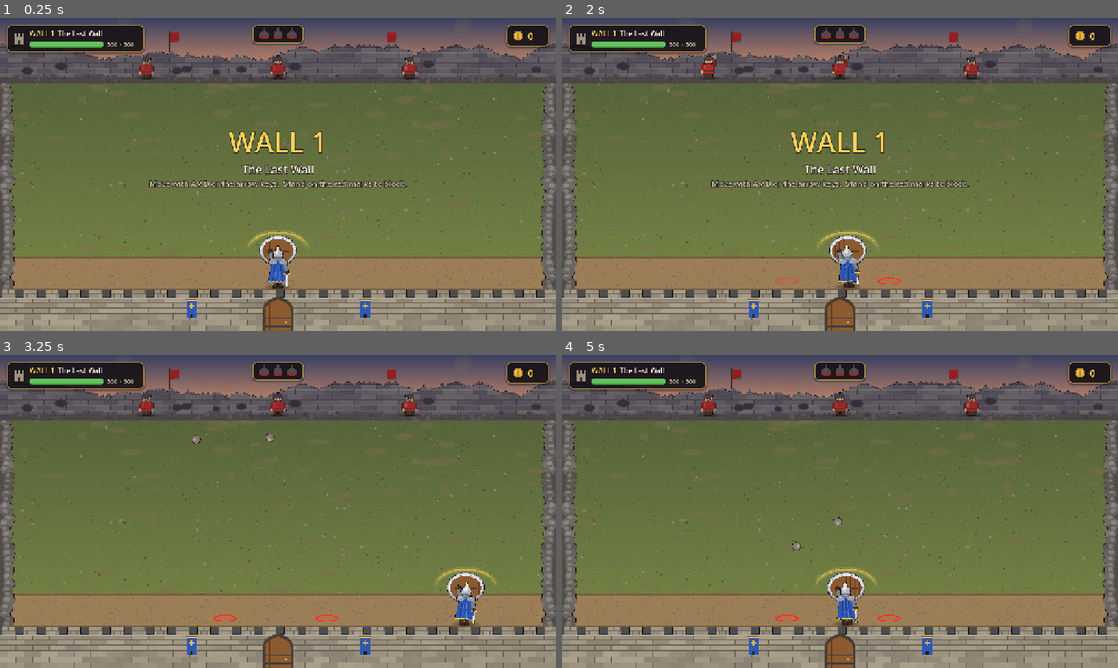
Above: before the commit, frames 1-4 (two rows, left to right).
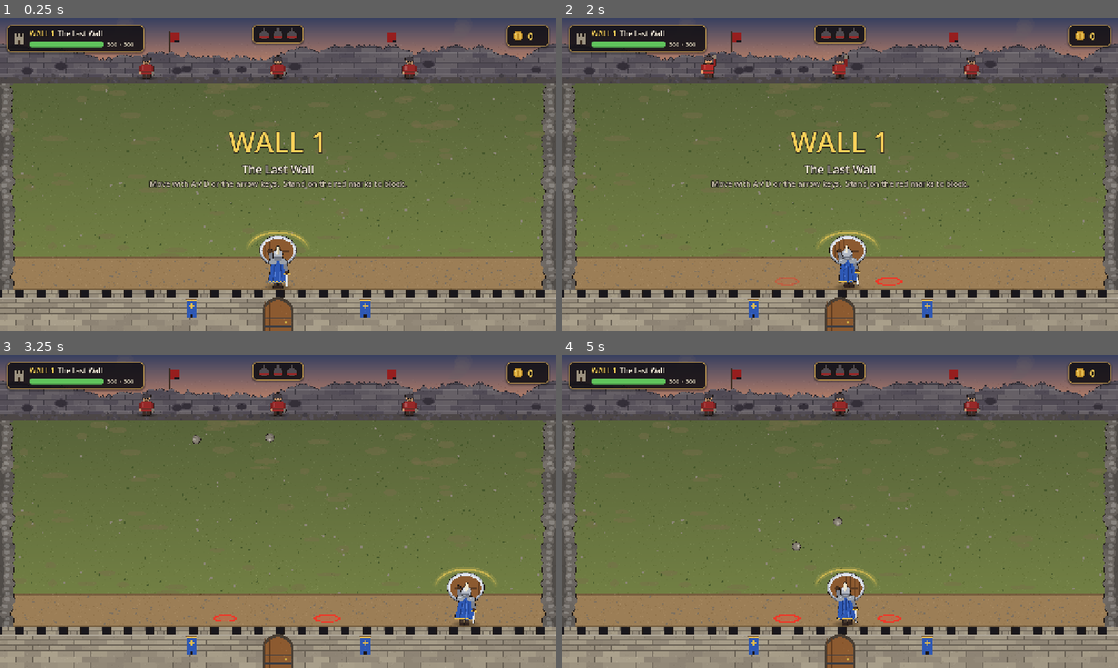
Above: after the commit, the same moments.

Repository: Belayet2/Last-Wall
Game: Godot game, scene res://scenes/game.tscn
Two runs of this game, one before a commit and one after it. Both use one fixed random seed, a clock stepped at 60 frames per second and the inputs below.
Inputs:
- Up to frame 1 (0.25 s): no input
- Up to frame 2 (2 s): tap Enter at 0.5 s; hold D (move_right) 0.53-1.28 s; hold A (move_left) from 1.28 s (still down)
- Up to frame 3 (3.25 s): release A (move_left) at 2.03 s; hold D (move_right) from 2.03 s (still down)
- Up to frame 4 (5 s): release D (move_right) at 3.53 s; hold A (move_left) from 3.53 s (still down)

The runs differ from the first frame. In frame 1, 0.8% of the frame differs, in the area x 0-98%, y 7-96%; in frame 2, 0.9%; in frame 3, 0.8%; in frame 4, 0.9%.

Commit message:
v1 step 2: effects pass (sparks, gold trails, dust, screen shake, hit-stop, knock-back, floating coin and damage text, marker pulse, coin punch)
Co-Authored-By: Claude Opus 5.5 <noreply@anthropic.com>

Diff:
--- a/last_wall_v1/project.godot
+++ b/last_wall_v1/project.godot
@@ -59,3 +59,4 @@
 renderer/rendering_method="gl_compatibility"
 renderer/rendering_method.mobile="gl_compatibility"
 textures/canvas_textures/default_texture_filter=0
+environment/defaults/default_clear_color=Color(0.1, 0.09, 0.11, 1)
--- /dev/null
+++ b/last_wall_v1/scripts/data/fx_data.gd
@@ -0,0 +1,68 @@
+## Effect ("juice") numbers. Tune freely. Set an amount to 0 to turn an effect off.
+
+# --- Screen shake (pixels; it fades out at SHAKE_DECAY pixels per second) ---
+const SHAKE_DECAY := 30.0
+const SHAKE_WALL_HIT := 5.0
+const SHAKE_WALL_CRACK := 12.0      # when the wall changes look (cracked / broken)
+const SHAKE_ENEMY_DOWN := 4.0
+
+# --- Hit-stop: the game almost freezes for a moment when an enemy falls ---
+const HIT_STOP_TIME := 0.06         # real seconds
+const HIT_STOP_SCALE := 0.05        # game speed during the hit-stop
+
+# --- Floating text ("+5" coins, "-8" wall damage) ---
+const FLOAT_TEXT_RISE := 42.0
+const FLOAT_TEXT_TIME := 0.8
+const FLOAT_TEXT_SIZE := 22
+const COIN_COLOR := Color(1.0, 0.84, 0.3)
+const DAMAGE_COLOR := Color(1.0, 0.38, 0.32)
+const COIN_TEXT_OFFSET_Y := 10.0    # coin text starts a bit below the enemy (stays under the HUD)
+const WALL_HIT_FLASH := Color(1.3, 0.85, 0.8)
+
+# --- Small motions ---
+const KNOCKBACK := 10.0             # enemy is pushed back (up) this far when hit
+const KNOCKBACK_TIME := 0.2
+const SHIELD_NUDGE := 3.0           # shield dips this far when a stone hits it
+const WALL_JIGGLE := 3.0            # wall shakes sideways this far when hit
+const MARKER_PULSE := 1.15          # landing markers pulse to this size
+const MARKER_PULSE_TIME := 0.35
+const COIN_PUNCH := 1.35            # HUD coin number pops to this size
+
+# --- Particle bursts (little pixel squares) ---
+## Keys: amount, lifetime, direction, spread (deg), speed_min/max, gravity, damping,
+## size_min/max (px), color. Optional: rect (emit from a box of this half-size).
+const SPARKS := {
+	"amount": 16, "lifetime": 0.4, "direction": Vector2(0, -1), "spread": 70.0,
+	"speed_min": 120.0, "speed_max": 260.0, "gravity": Vector2(0, 520), "damping": 0.0,
+	"size_min": 2.0, "size_max": 4.0, "color": Color(1.0, 0.86, 0.4),
+}
+const DUST := {
+	"amount": 12, "lifetime": 0.5, "direction": Vector2(0, -1), "spread": 180.0,
+	"speed_min": 30.0, "speed_max": 90.0, "gravity": Vector2(0, 0), "damping": 100.0,
+	"size_min": 3.0, "size_max": 6.0, "color": Color(0.78, 0.72, 0.64),
+}
+const SMALL_DUST := {
+	"amount": 5, "lifetime": 0.35, "direction": Vector2(0, -1), "spread": 180.0,
+	"speed_min": 20.0, "speed_max": 60.0, "gravity": Vector2(0, 0), "damping": 90.0,
+	"size_min": 2.0, "size_max": 4.0, "color": Color(0.7, 0.66, 0.6),
+}
+const GOLD_CHIPS := {
+	"amount": 10, "lifetime": 0.45, "direction": Vector2(0, -1), "spread": 180.0,
+	"speed_min": 80.0, "speed_max": 180.0, "gravity": Vector2(0, 420), "damping": 0.0,
+	"size_min": 2.0, "size_max": 3.0, "color": Color(1.0, 0.82, 0.35),
+}
+const ENEMY_BURST := {
+	"amount": 22, "lifetime": 0.6, "direction": Vector2(0, -1), "spread": 180.0,
+	"speed_min": 60.0, "speed_max": 170.0, "gravity": Vector2(0, 380), "damping": 20.0,
+	"size_min": 2.0, "size_max": 5.0, "color": Color(0.72, 0.2, 0.2),
+}
+const WALL_RUBBLE := {
+	"amount": 40, "lifetime": 0.7, "direction": Vector2(0, -1), "spread": 50.0,
+	"speed_min": 60.0, "speed_max": 160.0, "gravity": Vector2(0, 400), "damping": 10.0,
+	"size_min": 3.0, "size_max": 6.0, "color": Color(0.62, 0.58, 0.52),
+	"rect": Vector2(600, 4),
+}
+## Trail behind a returned (gold) stone.
+const TRAIL := {
+	"amount": 18, "lifetime": 0.3, "size_min": 2.0, "size_max": 4.0, "color": Color(1.0, 0.82, 0.3),
+}
--- a/last_wall_v1/scripts/enemy.gd
+++ b/last_wall_v1/scripts/enemy.gd
@@ -9,6 +9,7 @@
 const ArtData = preload("res://scripts/data/art_data.gd")
 const EnemyData = preload("res://scripts/data/enemy_data.gd")
 const StoneScript = preload("res://scripts/stone.gd")
+const FxData = preload("res://scripts/data/fx_data.gd")
 
 var type_key := "thrower"
 var index := 0
@@ -27,6 +28,8 @@
 var _marker: Node2D = null
 var _windup: Tween
 var _flash: Tween
+var _knock: Tween
+var _home := Vector2.ZERO
 
 
 func setup(key: String, enemy_index: int, stone_cap: int, stones_parent: Node, markers_parent: Node) -> void:
@@ -55,6 +58,7 @@
 	add_child(shadow)
 	_sprite = ArtData.make_sprite(data["sprite"], _body_size)
 	add_child(_sprite)
+	_home = position
 	_timer = randf_range(EnemyData.FIRST_THROW_DELAY_MIN, data["throw_interval"])
 
 
@@ -88,6 +92,10 @@
 	_markers_parent.add_child(_marker)
 	var marker_tween := _marker.create_tween()
 	marker_tween.tween_property(_marker, "modulate:a", 1.0, EnemyData.WINDUP_TIME * 0.5)
+	var base_scale := _marker.scale
+	var pulse := _marker.create_tween().set_loops()
+	pulse.tween_property(_marker, "scale", base_scale * FxData.MARKER_PULSE, FxData.MARKER_PULSE_TIME).set_trans(Tween.TRANS_SINE)
+	pulse.tween_property(_marker, "scale", base_scale, FxData.MARKER_PULSE_TIME).set_trans(Tween.TRANS_SINE)
 
 	ArtData.apply(_sprite, data["windup_sprite"], _body_size)
 	_windup = create_tween()
@@ -128,6 +136,11 @@
 	_sprite.self_modulate = Color(3, 3, 3)
 	_flash = create_tween()
 	_flash.tween_property(_sprite, "self_modulate", Color.WHITE, 0.15)
+	if _knock:
+		_knock.kill()
+	position = _home + Vector2(0, -FxData.KNOCKBACK)
+	_knock = create_tween()
+	_knock.tween_property(self, "position", _home, FxData.KNOCKBACK_TIME).set_trans(Tween.TRANS_BACK).set_ease(Tween.EASE_OUT)
 	if hp <= 0:
 		_die()
 
@@ -142,6 +155,11 @@
 		_marker.queue_free()
 	_marker = null
 	set_deferred("monitorable", false)
+	var fx := get_tree().get_first_node_in_group("fx")
+	if fx:
+		fx.burst(global_position, FxData.ENEMY_BURST)
+		fx.burst(global_position, FxData.DUST)
+		fx.shake(FxData.SHAKE_ENEMY_DOWN)
 	died.emit(self)
 	var pop := create_tween()
 	pop.set_parallel(true)
--- /dev/null
+++ b/last_wall_v1/scripts/fx.gd
@@ -0,0 +1,113 @@
+extends Node2D
+## Effects: particle bursts, floating text, screen shake (camera) and hit-stop.
+## Other nodes find it with get_tree().get_first_node_in_group("fx").
+
+const FxData = preload("res://scripts/data/fx_data.gd")
+const GameData = preload("res://scripts/data/game_data.gd")
+
+var _camera: Camera2D
+var _shake := 0.0
+
+
+func _ready() -> void:
+	add_to_group("fx")
+	z_index = 5
+	_camera = Camera2D.new()
+	_camera.position = Vector2(GameData.SCREEN_WIDTH * 0.5, 360)
+	add_child(_camera)
+	_camera.make_current()
+
+
+func _process(delta: float) -> void:
+	if _shake > 0.0:
+		_shake = maxf(_shake - FxData.SHAKE_DECAY * delta, 0.0)
+		_camera.offset = Vector2(randf_range(-1, 1), randf_range(-1, 1)) * _shake
+	elif _camera.offset != Vector2.ZERO:
+		_camera.offset = Vector2.ZERO
+
+
+func shake(amount: float) -> void:
+	_shake = maxf(_shake, amount)
+
+
+## The game nearly freezes for a moment (makes a kill feel strong).
+func hit_stop() -> void:
+	if FxData.HIT_STOP_TIME <= 0.0:
+		return
+	Engine.time_scale = FxData.HIT_STOP_SCALE
+	var timer := get_tree().create_timer(FxData.HIT_STOP_TIME, true, false, true)
+	timer.timeout.connect(Engine.set_time_scale.bind(1.0))
+
+
+## One-shot burst of pixel squares. `preset` is a dictionary from fx_data.gd.
+func burst(pos: Vector2, preset: Dictionary, direction: Vector2 = Vector2.ZERO) -> void:
+	var amount: int = preset["amount"]
+	if amount <= 0:
+		return
+	var p := CPUParticles2D.new()
+	p.position = pos
+	p.one_shot = true
+	p.explosiveness = 1.0
+	p.amount = amount
+	p.lifetime = preset["lifetime"]
+	p.direction = direction if direction != Vector2.ZERO else preset["direction"]
+	p.spread = preset["spread"]
+	p.initial_velocity_min = preset["speed_min"]
+	p.initial_velocity_max = preset["speed_max"]
+	p.gravity = preset["gravity"]
+	p.damping_min = preset["damping"]
+	p.damping_max = preset["damping"]
+	p.scale_amount_min = preset["size_min"]
+	p.scale_amount_max = preset["size_max"]
+	p.color_ramp = _fade(preset["color"])
+	if preset.has("rect"):
+		p.emission_shape = CPUParticles2D.EMISSION_SHAPE_RECTANGLE
+		p.emission_rect_extents = preset["rect"]
+	add_child(p)
+	p.emitting = true
+	p.finished.connect(p.queue_free)
+
+
+## Continuous trail; add it as a child of a moving node (used for gold stones).
+static func make_trail(preset: Dictionary) -> CPUParticles2D:
+	var p := CPUParticles2D.new()
+	p.amount = preset["amount"]
+	p.lifetime = preset["lifetime"]
+	p.local_coords = false
+	p.spread = 180.0
+	p.initial_velocity_min = 0.0
+	p.initial_velocity_max = 10.0
+	p.gravity = Vector2.ZERO
+	p.scale_amount_min = preset["size_min"]
+	p.scale_amount_max = preset["size_max"]
+	p.color_ramp = _fade(preset["color"])
+	p.z_index = -1
+	return p
+
+
+## Text that rises and fades (e.g. "+5" or "-8").
+func float_text(pos: Vector2, text: String, color: Color) -> void:
+	var holder := Node2D.new()
+	holder.position = pos
+	var label := Label.new()
+	label.text = text
+	label.add_theme_font_size_override("font_size", FxData.FLOAT_TEXT_SIZE)
+	label.add_theme_color_override("font_color", color)
+	label.add_theme_color_override("font_outline_color", Color(0.08, 0.06, 0.07))
+	label.add_theme_constant_override("outline_size", 6)
+	label.horizontal_alignment = HORIZONTAL_ALIGNMENT_CENTER
+	label.size = Vector2(80, 30)
+	label.position = Vector2(-40, -15)
+	holder.add_child(label)
+	add_child(holder)
+	var t := holder.create_tween().set_parallel(true)
+	t.tween_property(holder, "position:y", pos.y - FxData.FLOAT_TEXT_RISE, FxData.FLOAT_TEXT_TIME).set_ease(Tween.EASE_OUT).set_trans(Tween.TRANS_CUBIC)
+	t.tween_property(holder, "modulate:a", 0.0, FxData.FLOAT_TEXT_TIME * 0.5).set_delay(FxData.FLOAT_TEXT_TIME * 0.5)
+	t.chain().tween_callback(holder.queue_free)
+
+
+static func _fade(color: Color) -> Gradient:
+	var g := Gradient.new()
+	g.offsets = PackedFloat32Array([0.0, 0.6, 1.0])
+	g.colors = PackedColorArray([color, color, Color(color, 0.0)])
+	return g
--- a/last_wall_v1/scripts/game.gd
+++ b/last_wall_v1/scripts/game.gd
@@ -8,8 +8,11 @@
 const HeroScript = preload("res://scripts/hero.gd")
 const EnemyScript = preload("res://scripts/enemy.gd")
 const HudScript = preload("res://scripts/hud.gd")
+const FxScript = preload("res://scripts/fx.gd")
+const FxData = preload("res://scripts/data/fx_data.gd")
 
 var _wall: WallScript
+var _fx: FxScript
 var _hud: HudScript
 var _stones: Node2D
 var _markers: Node2D
@@ -23,6 +26,9 @@
 	var wall_hp: int = level["max_hp"]
 
 	_build_world()
+
+	_fx = FxScript.new()
+	add_child(_fx)
 
 	_markers = Node2D.new()
 	_markers.name = "Markers"
@@ -88,12 +94,14 @@
 func _on_enemy_died(enemy: Node) -> void:
 	var coins: int = enemy.data["coins"]
 	GameState.add_coins(coins)
+	_fx.float_text((enemy as Node2D).global_position + Vector2(0, FxData.COIN_TEXT_OFFSET_Y), "+%d" % coins, FxData.COIN_COLOR)
+	_fx.hit_stop()
 	_alive -= 1
 	_hud.mark_enemy_down(enemy.index)
 	if _alive <= 0 and not _ended:
 		_end("Wall Held!", "Every thrower is down. The wall stands.", "Play again")
 		for stone in get_tree().get_nodes_in_group("stones"):
-			stone.remove()
+			stone.shatter()
 
 
 func _on_wall_hp_changed(hp: int, max_hp: int) -> void:
@@ -113,6 +121,7 @@
 
 
 func _restart() -> void:
+	Engine.time_scale = 1.0
 	get_tree().paused = false
 	GameState.reset()
 	get_tree().reload_current_scene()
--- a/last_wall_v1/scripts/hud.gd
+++ b/last_wall_v1/scripts/hud.gd
@@ -9,6 +9,7 @@
 
 const ArtData = preload("res://scripts/data/art_data.gd")
 const GameData = preload("res://scripts/data/game_data.gd")
+const FxData = preload("res://scripts/data/fx_data.gd")
 
 const TEXT := Color8(244, 236, 220)
 const TEXT_DIM := Color8(206, 196, 176)
@@ -23,6 +24,7 @@
 
 var ended := false
 
+var _coins := 0
 var _wall_number: Label
 var _wall_title: Label
 var _hp_bar: ProgressBar
@@ -72,7 +74,13 @@
 
 
 func set_coins(coins: int) -> void:
+	var gained := coins > _coins
+	_coins = coins
 	_coins_label.text = str(coins)
+	if gained:
+		_coins_label.pivot_offset = _coins_label.size * 0.5
+		_coins_label.scale = Vector2.ONE * FxData.COIN_PUNCH
+		create_tween().tween_property(_coins_label, "scale", Vector2.ONE, 0.25).set_trans(Tween.TRANS_BACK).set_ease(Tween.EASE_OUT)
 
 
 func set_enemy_count(count: int) -> void:
--- a/last_wall_v1/scripts/shield.gd
+++ b/last_wall_v1/scripts/shield.gd
@@ -6,6 +6,7 @@
 
 const GameData = preload("res://scripts/data/game_data.gd")
 const ArtData = preload("res://scripts/data/art_data.gd")
+const FxData = preload("res://scripts/data/fx_data.gd")
 
 var catch_width := 140.0
 
@@ -14,6 +15,7 @@
 var _aura: Line2D
 var _glow: Line2D
 var _flash: Tween
+var _nudge: Tween
 
 
 func _ready() -> void:
@@ -80,6 +82,14 @@
 	stone.global_position.y = minf(stone_pos.y, surface_y - float(stone.diameter) * 0.5)
 	stone.make_returned(dir * speed)
 	_flash_aura()
+	var fx := get_tree().get_first_node_in_group("fx")
+	if fx:
+		fx.burst(Vector2(stone_pos.x, surface_y), FxData.SPARKS, dir)
+	if _nudge:
+		_nudge.kill()
+	_sprite.position.y = FxData.SHIELD_NUDGE
+	_nudge = create_tween()
+	_nudge.tween_property(_sprite, "position:y", 0.0, 0.12).set_trans(Tween.TRANS_QUAD).set_ease(Tween.EASE_OUT)
 
 
 func _nearest_enemy(from: Vector2) -> Node2D:
--- a/last_wall_v1/scripts/stone.gd
+++ b/last_wall_v1/scripts/stone.gd
@@ -3,6 +3,8 @@
 
 const GameData = preload("res://scripts/data/game_data.gd")
 const ArtData = preload("res://scripts/data/art_data.gd")
+const FxData = preload("res://scripts/data/fx_data.gd")
+const FxScript = preload("res://scripts/fx.gd")
 
 const LAYER_SHIELD := 1
 const LAYER_HOSTILE := 2
@@ -20,6 +22,7 @@
 var _life := 0.0
 var _gone := false
 var _sprite: Sprite2D
+var _fx: Node
 
 
 func setup(start: Vector2, start_velocity: Vector2, stone_diameter: float, damage_to_wall: int, damage_to_enemy: int) -> void:
@@ -44,6 +47,7 @@
 	_sprite = ArtData.make_sprite("stone", Vector2(diameter, diameter))
 	add_child(_sprite)
 	area_entered.connect(_on_area_entered)
+	_fx = get_tree().get_first_node_in_group("fx")
 
 
 func _physics_process(delta: float) -> void:
@@ -53,9 +57,11 @@
 	if position.x < GameData.FIELD_LEFT + r:
 		position.x = GameData.FIELD_LEFT + r
 		velocity.x = absf(velocity.x)
+		_puff(Vector2(GameData.FIELD_LEFT, position.y), FxData.SMALL_DUST)
 	elif position.x > GameData.FIELD_RIGHT - r:
 		position.x = GameData.FIELD_RIGHT - r
 		velocity.x = -absf(velocity.x)
+		_puff(Vector2(GameData.FIELD_RIGHT, position.y), FxData.SMALL_DUST)
 	_life += delta
 	if _life > GameData.STONE_LIFETIME or position.y < -40.0 or position.y > 760.0:
 		remove()
@@ -67,11 +73,13 @@
 	if returned:
 		if area.is_in_group("enemies"):
 			area.take_damage(return_damage + int(GameState.get_value("stone_power")))
+			_puff(global_position, FxData.GOLD_CHIPS)
 			remove()
 	elif area.is_in_group("shield"):
 		area.bounce_stone(self)
 	elif area.is_in_group("wall"):
-		area.take_damage(wall_damage)
+		area.take_damage(wall_damage, global_position)
+		_puff(global_position, FxData.DUST)
 		remove()
 
 
@@ -84,6 +92,8 @@
 	set_deferred("collision_layer", LAYER_RETURNED)
 	set_deferred("collision_mask", LAYER_ENEMY)
 	ArtData.apply(_sprite, "stone_returned", Vector2(diameter, diameter) * 1.25)
+	if FxData.TRAIL["amount"] > 0:
+		add_child(FxScript.make_trail(FxData.TRAIL))
 
 
 func remove() -> void:
@@ -94,6 +104,17 @@
 	queue_free()
 
 
+## Breaks the stone into dust (used when a wave ends).
+func shatter() -> void:
+	_puff(global_position, FxData.DUST)
+	remove()
+
+
+func _puff(pos: Vector2, preset: Dictionary) -> void:
+	if is_instance_valid(_fx):
+		_fx.burst(pos, preset)
+
+
 func _clear_marker() -> void:
 	if is_instance_valid(marker):
 		marker.queue_free()
--- a/last_wall_v1/scripts/wall.gd
+++ b/last_wall_v1/scripts/wall.gd
@@ -7,12 +7,15 @@
 
 const GameData = preload("res://scripts/data/game_data.gd")
 const ArtData = preload("res://scripts/data/art_data.gd")
+const FxData = preload("res://scripts/data/fx_data.gd")
 
 var max_hp := 300
 var hp := 300
 
 var _sprite: Sprite2D
+var _look := ""
 var _flash: Tween
+var _jiggle: Tween
 
 
 func setup(new_max_hp: int, start_hp: int) -> void:
@@ -36,26 +39,48 @@
 	_update_look()
 
 
-func take_damage(amount: int) -> void:
+func take_damage(amount: int, hit_pos: Vector2) -> void:
 	if hp <= 0:
 		return
 	hp = maxi(hp - amount, 0)
 	hp_changed.emit(hp, max_hp)
-	_update_look()
+	var changed := _update_look()
+
 	if _flash:
 		_flash.kill()
-	_sprite.modulate = Color(1.6, 0.7, 0.6)
+	_sprite.modulate = FxData.WALL_HIT_FLASH
 	_flash = create_tween()
 	_flash.tween_property(_sprite, "modulate", Color.WHITE, 0.2)
+	if _jiggle:
+		_jiggle.kill()
+	_jiggle = create_tween()
+	_jiggle.tween_property(_sprite, "position:x", FxData.WALL_JIGGLE, 0.04)
+	_jiggle.tween_property(_sprite, "position:x", -FxData.WALL_JIGGLE, 0.06)
+	_jiggle.tween_property(_sprite, "position:x", 0.0, 0.05)
+
+	var fx := get_tree().get_first_node_in_group("fx")
+	if fx:
+		fx.float_text(hit_pos + Vector2(0, -20), "-%d" % amount, FxData.DAMAGE_COLOR)
+		if changed:
+			fx.shake(FxData.SHAKE_WALL_CRACK)
+			fx.burst(Vector2(GameData.FIELD_CENTER_X, GameData.WALL_TOP), FxData.WALL_RUBBLE)
+		else:
+			fx.shake(FxData.SHAKE_WALL_HIT)
 	if hp == 0:
 		wall_fallen.emit()
 
 
-func _update_look() -> void:
+## Picks whole / cracked / broken. Returns true if the look changed.
+func _update_look() -> bool:
 	var ratio := float(hp) / float(max_hp)
 	var key := "wall_whole"
 	if hp <= 0:
 		key = "wall_broken"
 	elif ratio < GameData.WALL_CRACKED_BELOW:
 		key = "wall_cracked"
+	if key == _look:
+		return false
+	var first := _look == ""
+	_look = key
 	ArtData.apply(_sprite, key)
+	return not first
Not shown, added: last_wall_v1/scripts/data/fx_data.gd.uid
Not shown, added: last_wall_v1/scripts/fx.gd.uid
Not shown, changed: last_wall_v1/CLAUDE.md
